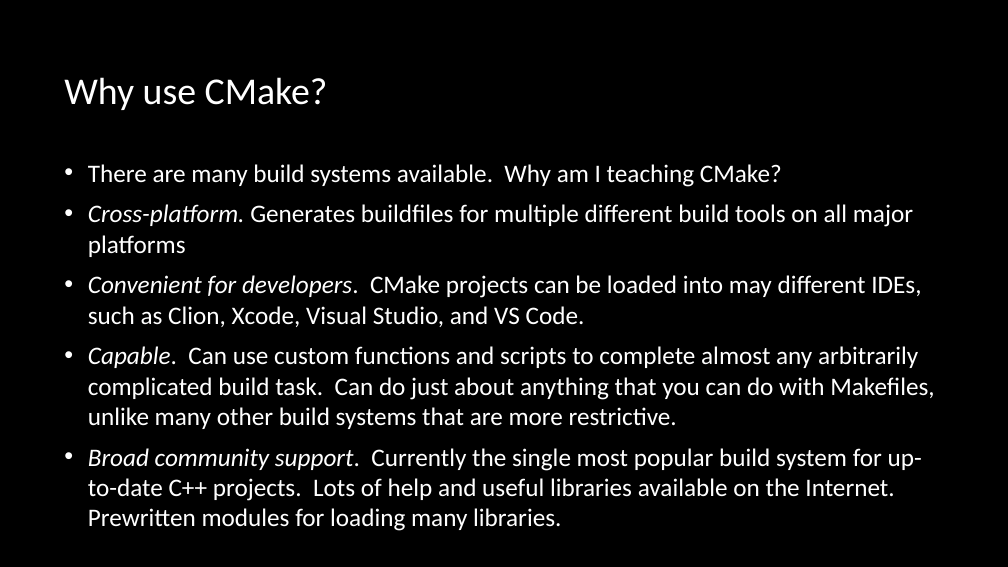
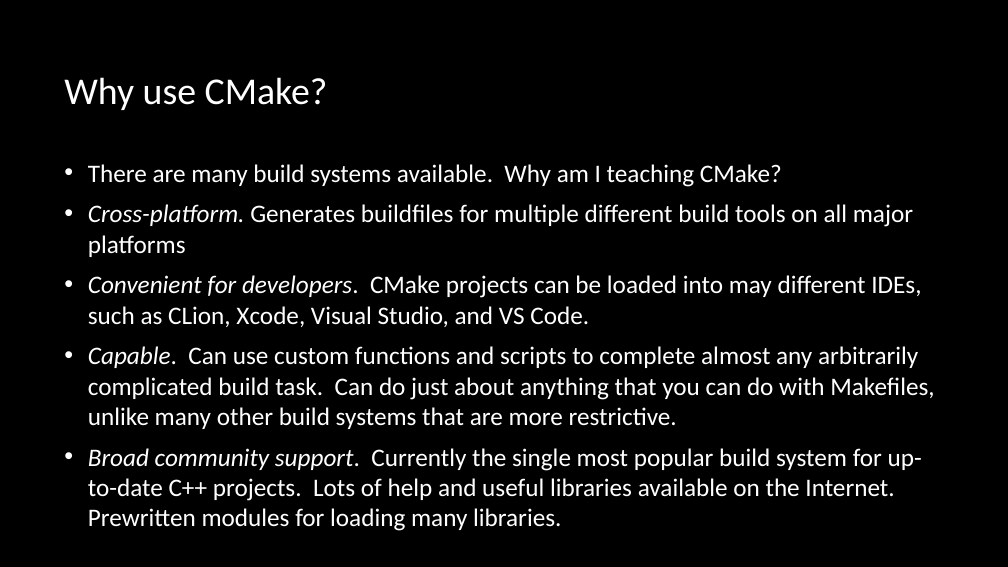
Before and after one commit to multiplemonomials/CMakeTraining, a slide deck: slide 18 of Session 1 - CMake and Building CXX.pptx. Drawn at 1008x567 pixels with LibreOffice and Linux fonts; fonts in the diff are those of the drawing; background and template pictures are left out. Boxes give left, top, right and bottom in pixels: in the first picture for what was removed or moved away, otherwise in the second. Text is boxed around its words. In the diff, an @@ line names an element or a change of style, - is before the commit and + after.

Commit message:
Updates to presentations

```diff
--- a/Session 1 - CMake and Building CXX.pptx
+++ b/Session 1 - CMake and Building CXX.pptx
@@ text at (88, 275, 921, 327): text changed @@
-• Convenient for developers. CMake projects can be loaded into may different IDEs, such as Clion, Xcode, Visual Studio, and VS Code.
+• Convenient for developers. CMake projects can be loaded into may different IDEs, such as CLion, Xcode, Visual Studio, and VS Code.
```
Also in this commit, not shown: 1 other slide changed, 1 other file.
